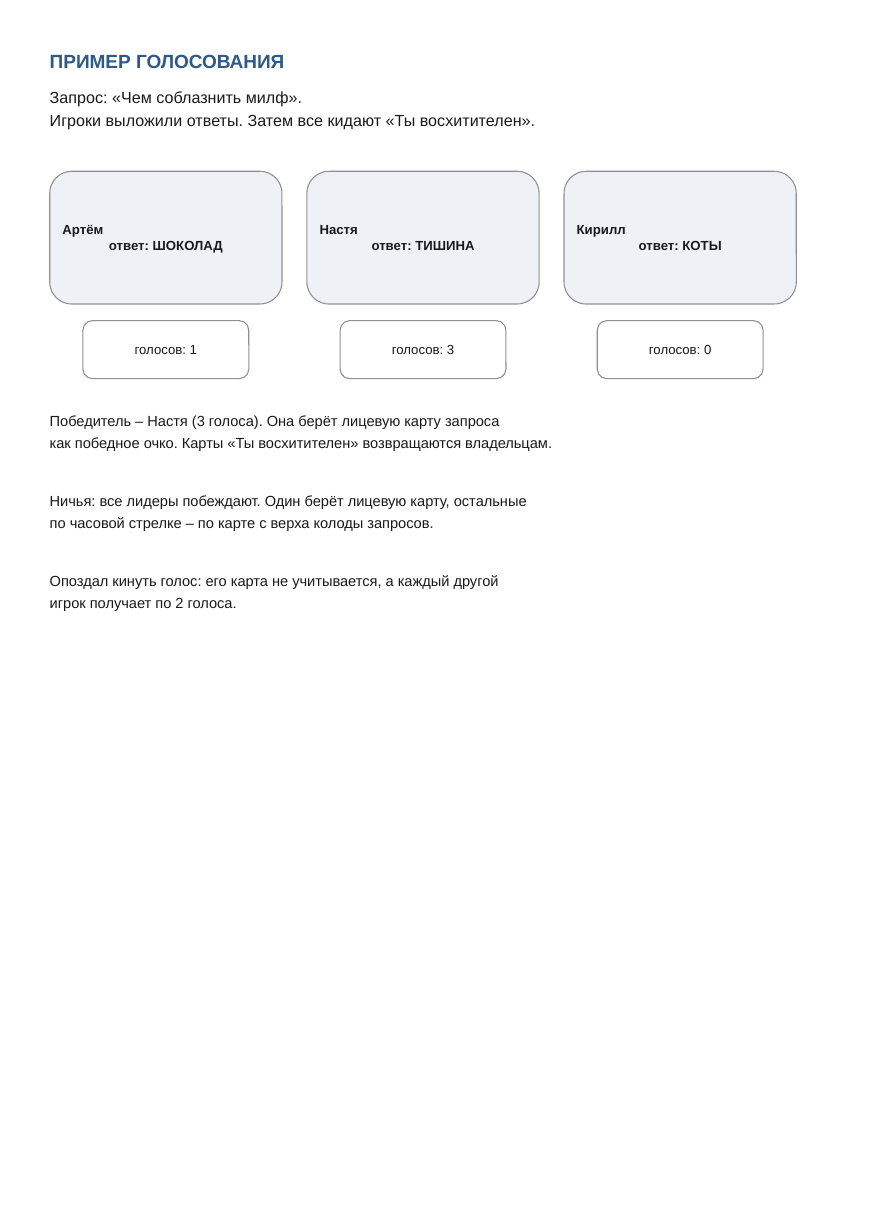
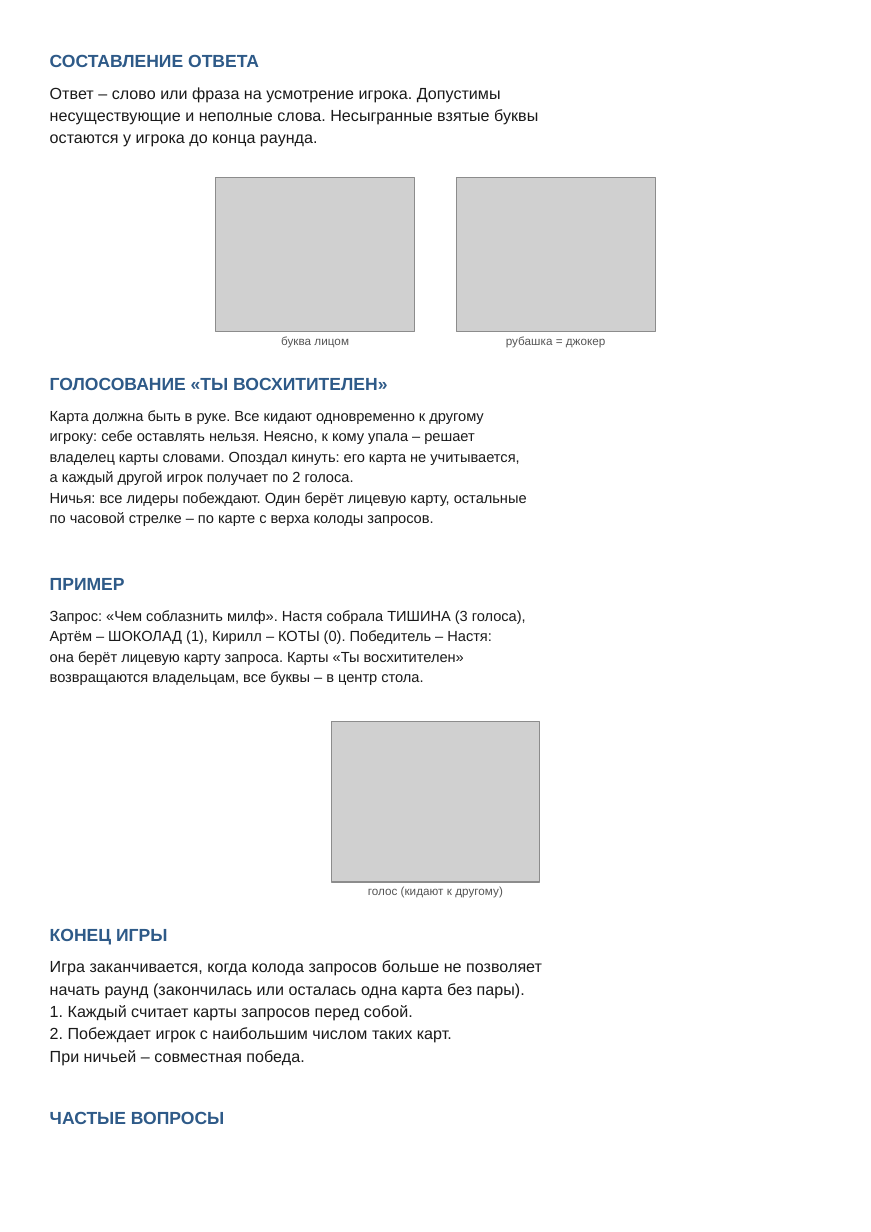
Before and after one commit to Tanion37/svet-moy-zerkalce, a slide deck: slide 3 of output/svet-moy-zerkalce-rules.pptx (slide 6 before the commit). Drawn at 871x1232 pixels with LibreOffice and Linux fonts; fonts in the diff are those of the drawing; grey boxes stand for pictures. Boxes give left, top, right and bottom in pixels: in the first picture for what was removed or moved away, otherwise in the second. Text is boxed around its words. In the diff, an @@ line names an element or a change of style, - is before the commit and + after.

```diff
--- a/output/svet-moy-zerkalce-rules.pptx
+++ b/output/svet-moy-zerkalce-rules.pptx
@@ text added at (x1=50, y1=54, x2=259, y2=67), 12 pt, text #2E5A88, bold @@
+СОСТАВЛЕНИЕ ОТВЕТА
@@ text added at (x1=50, y1=87, x2=538, y2=147), 11 pt, text #1A1A1A @@
+Ответ – слово или фраза на усмотрение игрока. Допустимы
+несуществующие и неполные слова. Несыгранные взятые буквы
+остаются у игрока до конца раунда.
@@ text removed at (x1=50, y1=91, x2=535, y2=130) @@
-Запрос: «Чем соблазнить милф».
-Игроки выложили ответы. Затем все кидают «Ты восхитителен».
@@ rounded rectangle removed at (x1=50, y1=172, x2=281, y2=304) @@
-Артём
-ответ: ШОКОЛАД
@@ picture added at (x1=216, y1=178, x2=415, y2=332) @@
@@ rounded rectangle removed at (x1=306, y1=172, x2=538, y2=304) @@
-Настя
-ответ: ТИШИНА
@@ picture added at (x1=456, y1=178, x2=655, y2=332) @@
@@ rounded rectangle removed at (x1=563, y1=172, x2=795, y2=304) @@
-Кирилл
-ответ: КОТЫ
@@ rounded rectangle removed at (x1=83, y1=320, x2=249, y2=378) @@
-голосов: 1
@@ rounded rectangle removed at (x1=340, y1=320, x2=506, y2=378) @@
-голосов: 3
@@ rounded rectangle removed at (x1=597, y1=320, x2=763, y2=378) @@
-голосов: 0
@@ text added at (x1=281, y1=336, x2=349, y2=348), 8 pt, text #555555 @@
+буква лицом
@@ text added at (x1=506, y1=336, x2=606, y2=348), 8 pt, text #555555 @@
+рубашка = джокер
@@ text added at (x1=50, y1=377, x2=387, y2=390), 12 pt, text #2E5A88, bold @@
+ГОЛОСОВАНИЕ «ТЫ ВОСХИТИТЕЛЕН»
@@ text at (x1=50, y1=410, x2=519, y2=485): text changed @@
-Победитель – Настя (3 голоса). Она берёт лицевую карту запроса
-как победное очко. Карты «Ты восхитителен» возвращаются владельцам.
+Карта должна быть в руке. Все кидают одновременно к другому
+игроку: себе оставлять нельзя. Неясно, к кому упала – решает
+владелец карты словами. Опоздал кинуть: его карта не учитывается,
+а каждый другой игрок получает по 2 голоса.
@@ text at (x1=50, y1=492, x2=527, y2=526): less space between paragraphs @@
@@ text at (x1=50, y1=575, x2=499, y2=611): paragraphs removed @@
-Опоздал кинуть голос: его карта не учитывается, а каждый другой
-игрок получает по 2 голоса.
@@ text at (x1=50, y1=578, x2=125, y2=590): text changed; size 13 to 12 pt @@
-ПРИМЕР ГОЛОСОВАНИЯ
+ПРИМЕР
@@ text added at (x1=50, y1=610, x2=526, y2=685), 10 pt, text #1A1A1A @@
+Запрос: «Чем соблазнить милф». Настя собрала ТИШИНА (3 голоса),
+Артём – ШОКОЛАД (1), Кирилл – КОТЫ (0). Победитель – Настя:
+она берёт лицевую карту запроса. Карты «Ты восхитителен»
+возвращаются владельцам, все буквы – в центр стола.
@@ picture added at (x1=332, y1=721, x2=539, y2=882) @@
@@ text added at (x1=368, y1=886, x2=503, y2=898), 8 pt, text #555555 @@
+голос (кидают к другому)
@@ text added at (x1=50, y1=928, x2=167, y2=945), 12 pt, text #2E5A88, bold @@
+КОНЕЦ ИГРЫ
@@ text added at (x1=50, y1=960, x2=542, y2=1065), 11 pt, text #1A1A1A @@
+Игра заканчивается, когда колода запросов больше не позволяет
+начать раунд (закончилась или осталась одна карта без пары).
+1. Каждый считает карты запросов перед собой.
+2. Побеждает игрок с наибольшим числом таких карт.
+При ничьей – совместная победа.
@@ text added at (x1=50, y1=1111, x2=224, y2=1124), 12 pt, text #2E5A88, bold @@
+ЧАСТЫЕ ВОПРОСЫ
```
Also in this commit, not shown: 2 other slides changed, 1 slide added, 6 slides removed, 11 other files.
